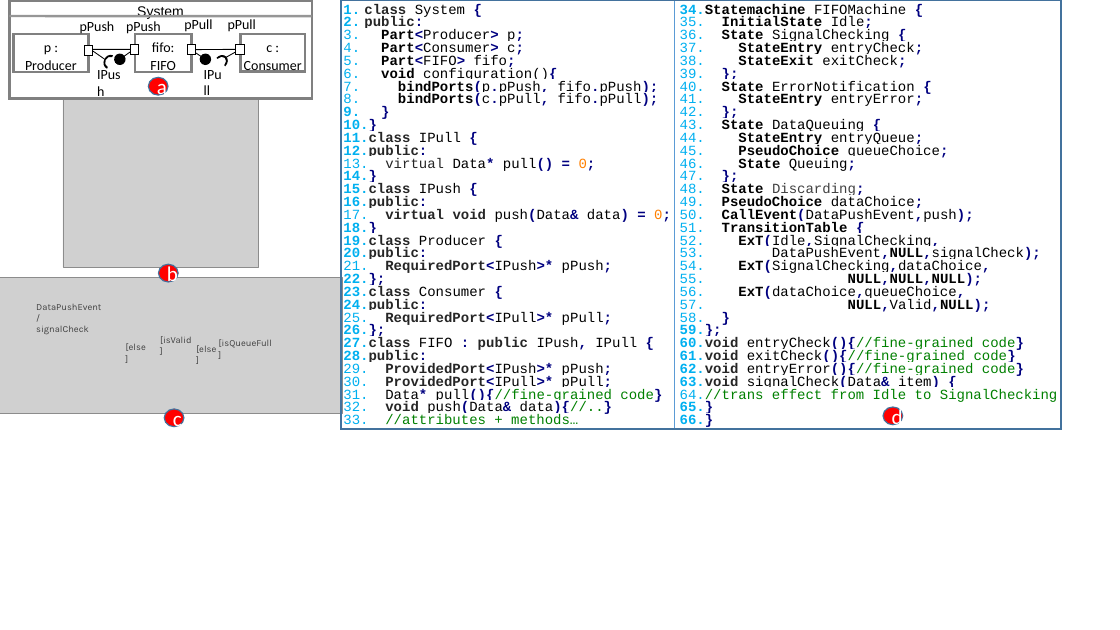
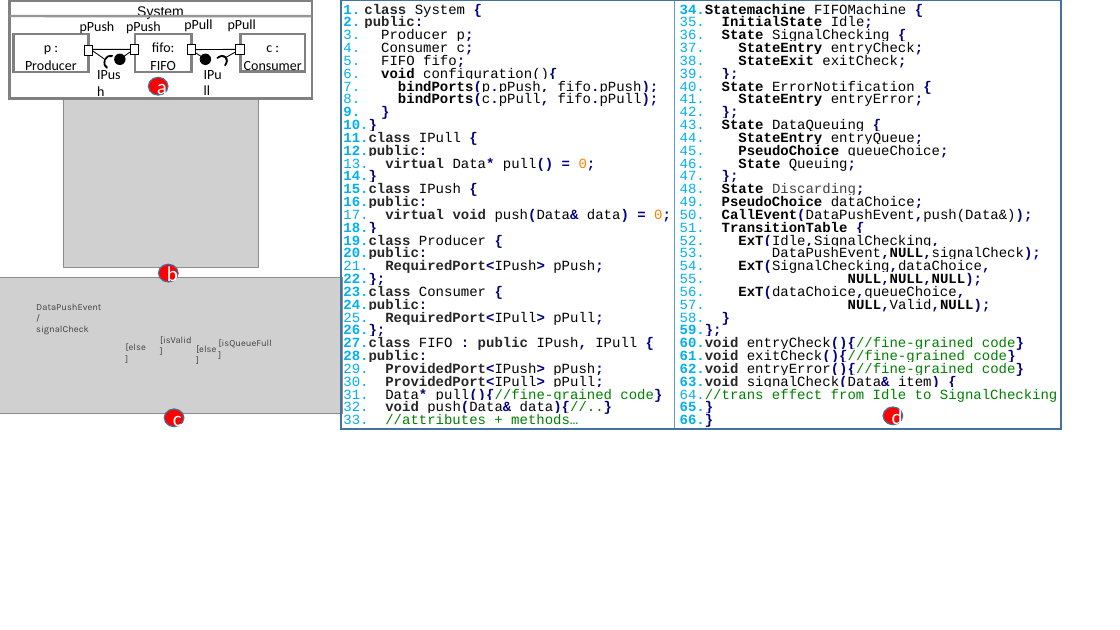
Before and after one commit to phamvancam2104/USMSyncCpp, a slide deck: slide 1 of figures/approachexample.pptx. Drawn at 1120x630 pixels with LibreOffice and Linux fonts; fonts in the diff are those of the drawing; grey boxes stand for pictures. Boxes give left, top, right and bottom in pixels: in the first picture for what was removed or moved away, otherwise in the second. Text is boxed around its words. In the diff, an @@ line names an element or a change of style, - is before the commit and + after.

```diff
--- a/figures/approachexample.pptx
+++ b/figures/approachexample.pptx
@@ text at [381, 29, 474, 70]: text changed @@
-3. Part<Producer> p;
-4. Part<Consumer> c;
-5. Part<FIFO> fifo;
+3. Producer p;
+4. Consumer c;
+5. FIFO fifo;
@@ text at [385, 158, 596, 171]: bold on in "virtual" @@
@@ text at [722, 209, 1033, 224]: text changed @@
-50. CallEvent(DataPushEvent,push);
+50. CallEvent(DataPushEvent,push(Data&));
@@ text at [385, 260, 603, 273]: text changed @@
-21. RequiredPort<IPush>* pPush;
+21. RequiredPort<IPush> pPush;
@@ text at [385, 312, 603, 325]: text changed @@
-25. RequiredPort<IPull>* pPull;
+25. RequiredPort<IPull> pPull;
@@ text at [385, 363, 603, 391]: text changed @@
-29. ProvidedPort<IPush>* pPush;
-30. ProvidedPort<IPull>* pPull;
+29. ProvidedPort<IPush> pPush;
+30. ProvidedPort<IPull> pPull;
```
Also in this commit, not shown: 38 other files.
